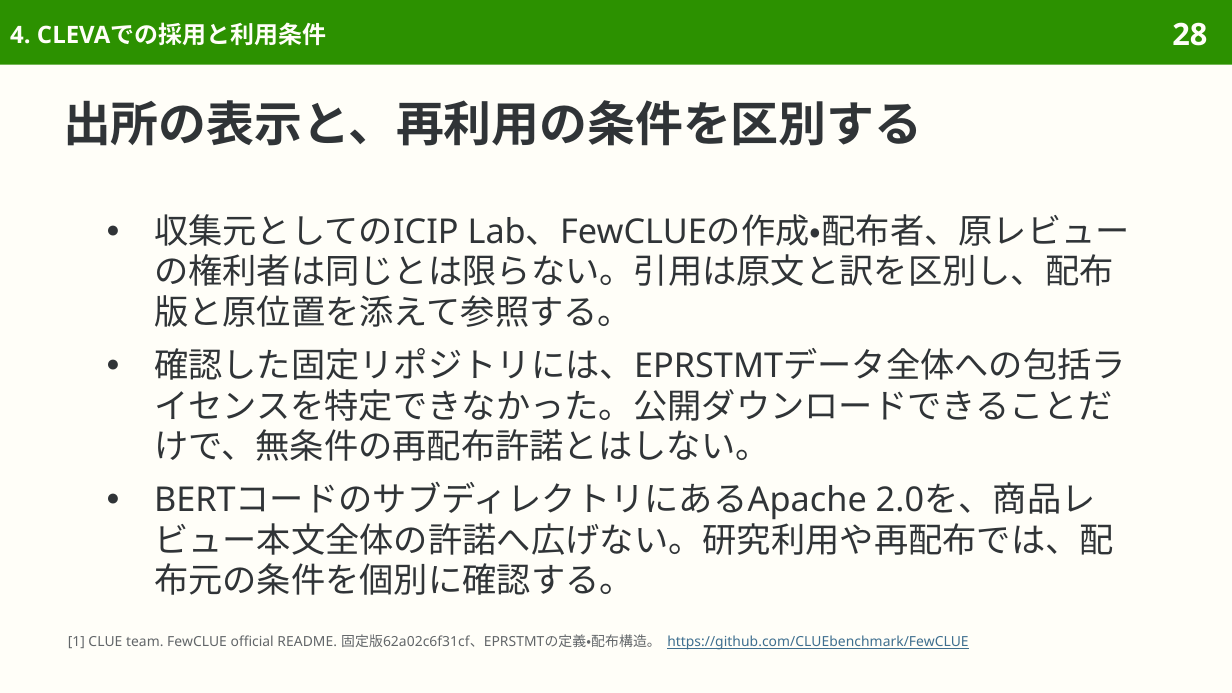
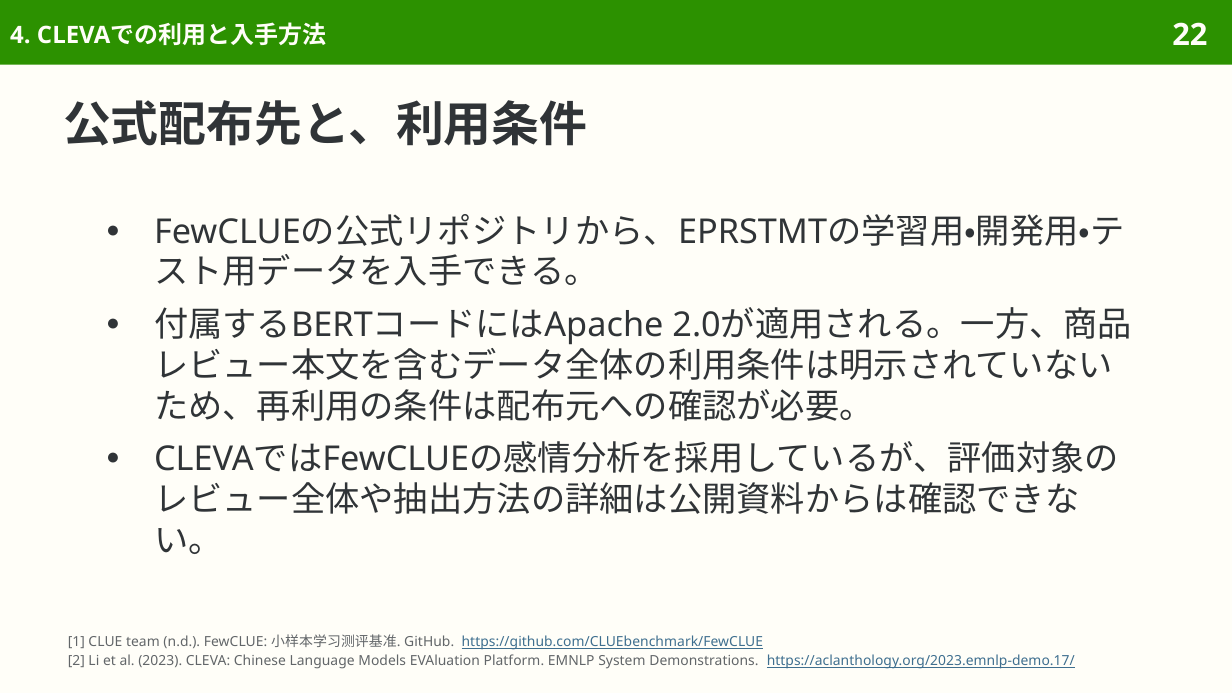
Before and after one commit to sasakiy84/datasets-in-10-minutes, a slide deck: slide 22 of slides/datasets-in-10-minutes-eprstmt.pptx (slide 28 before the commit). Drawn at 1232x693 pixels with LibreOffice and Linux fonts; fonts in the diff are those of the drawing. Boxes give left, top, right and bottom in pixels: in the first picture for what was removed or moved away, otherwise in the second. Text is boxed around its words. In the diff, an @@ line names an element or a change of style, - is before the commit and + after.

```diff
--- a/slides/datasets-in-10-minutes-eprstmt.pptx
+++ b/slides/datasets-in-10-minutes-eprstmt.pptx
@@ title at bbox=[10, 22, 327, 45]: text changed @@
-4. CLEVAでの採用と利用条件
+4. CLEVAでの利用と入手方法
@@ page number at bbox=[1172, 22, 1207, 45]: text changed @@
-28
+22
@@ title at bbox=[63, 100, 587, 146]: text changed @@
-出所の表示と、再利用の条件を区別する
+公式配布先と、利用条件
@@ text at bbox=[154, 214, 1132, 554]: text changed @@
-● 収集元としてのICIP Lab、FewCLUEの作成・配布者、原レビューの権利者は同じとは限らない。引用は原文と訳を区別し、配布版と原位置を添えて参照する。
-● 確認した固定リポジトリには、EPRSTMTデータ全体への包括ライセンスを特定できなかった。公開ダウンロードできることだけで、無条件の再配布許諾とはしない。
-● BERTコードのサブディレクトリにあるApache 2.0を、商品レビュー本文全体の許諾へ広げない。研究利用や再配布では、配布元の条件を個別に確認する。
+● FewCLUEの公式リポジトリから、EPRSTMTの学習用・開発用・テスト用データを入手できる。
+● 付属するBERTコードにはApache 2.0が適用される。一方、商品レビュー本文を含むデータ全体の利用条件は明示されていないため、再利用の条件は配布元への確認が必要。
+● CLEVAではFewCLUEの感情分析を採用しているが、評価対象のレビュー全体や抽出方法の詳細は公開資料からは確認できない。
@@ text at bbox=[68, 634, 1075, 669]: text changed @@
-[1] CLUE team. FewCLUE official README. 固定版62a02c6f31cf、EPRSTMTの定義・配布構造。 https://github.com/CLUEbenchmark/FewCLUE
+[1] CLUE team (n.d.). FewCLUE: 小样本学习测评基准. GitHub. https://github.com/CLUEbenchmark/FewCLUE
+[2] Li et al. (2023). CLEVA: Chinese Language Models EVAluation Platform. EMNLP System Demonstrations. https://aclanthology.org/2023.emnlp-demo.17/
```
Also in this commit, not shown: 35 other slides changed, 4 slides added, 21 slides removed, 40 other files.
